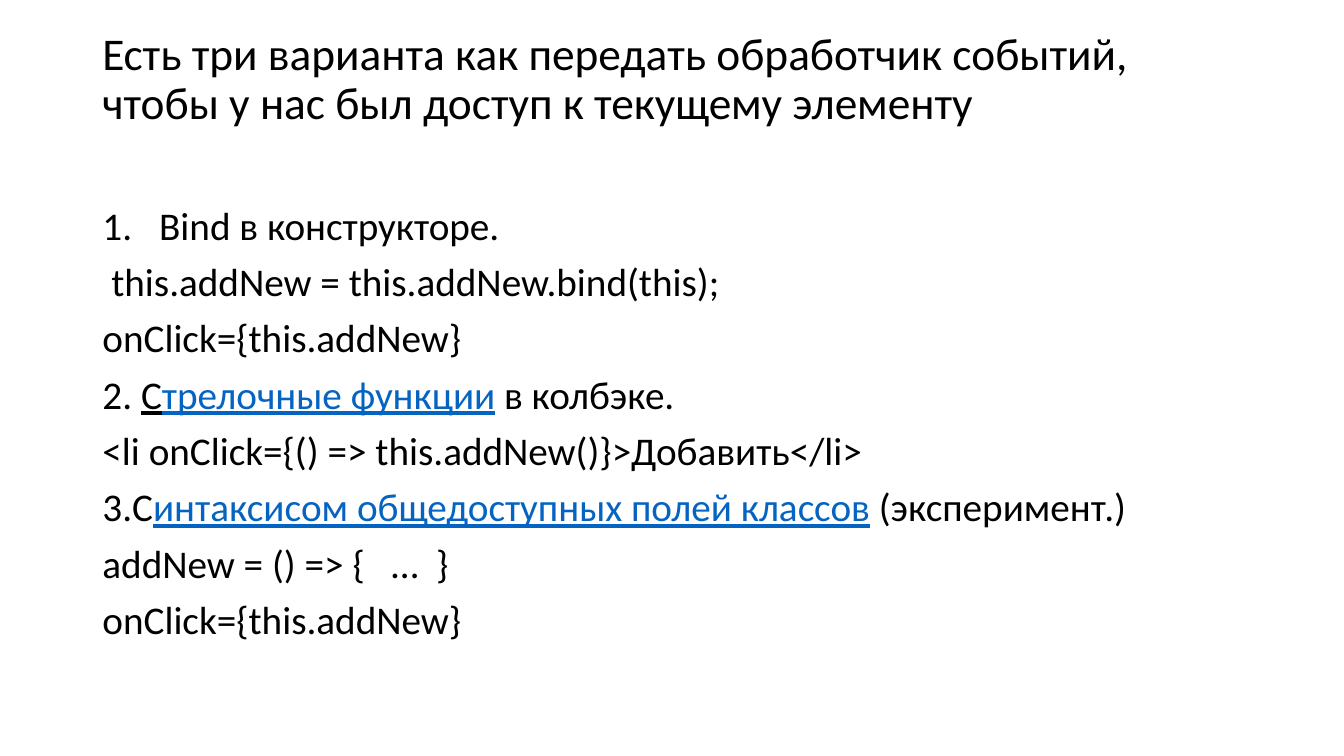
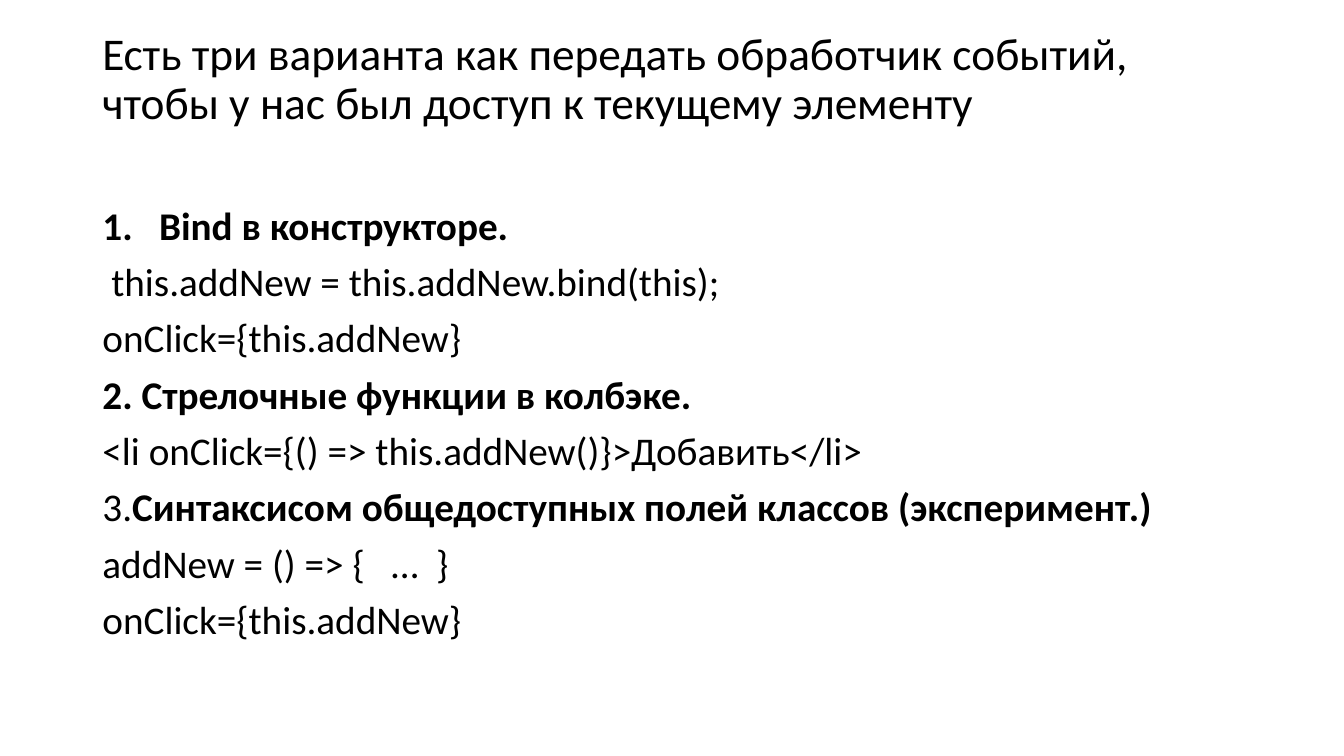
Before and after one commit to spiderpoul/react-redux-hooks, a slide deck: slide 10 of React.pptx (slide 9 before the commit). Drawn at 1344x756 pixels with LibreOffice and Linux fonts; fonts in the diff are those of the drawing. Boxes give left, top, right and bottom in pixels: in the first picture for what was removed or moved away, otherwise in the second. Text is boxed around its words. In the diff, an @@ line names an element or a change of style, - is before the commit and + after.

```diff
--- a/React.pptx
+++ b/React.pptx
@@ text at box(102, 212, 1151, 528): bold on in "Bind в конструкторе.", "2. Стрелочные функции в колбэке.", "3.Синтаксисом общедоступных полей классов (эксперимент.)"; text colour #0563C1 to #000000, underline off in "Стрелочные функции", "3.Синтаксисом общедоступных полей классов" @@
```
Also in this commit, not shown: 1 other slide changed, 5 slides added, 9 other files.
